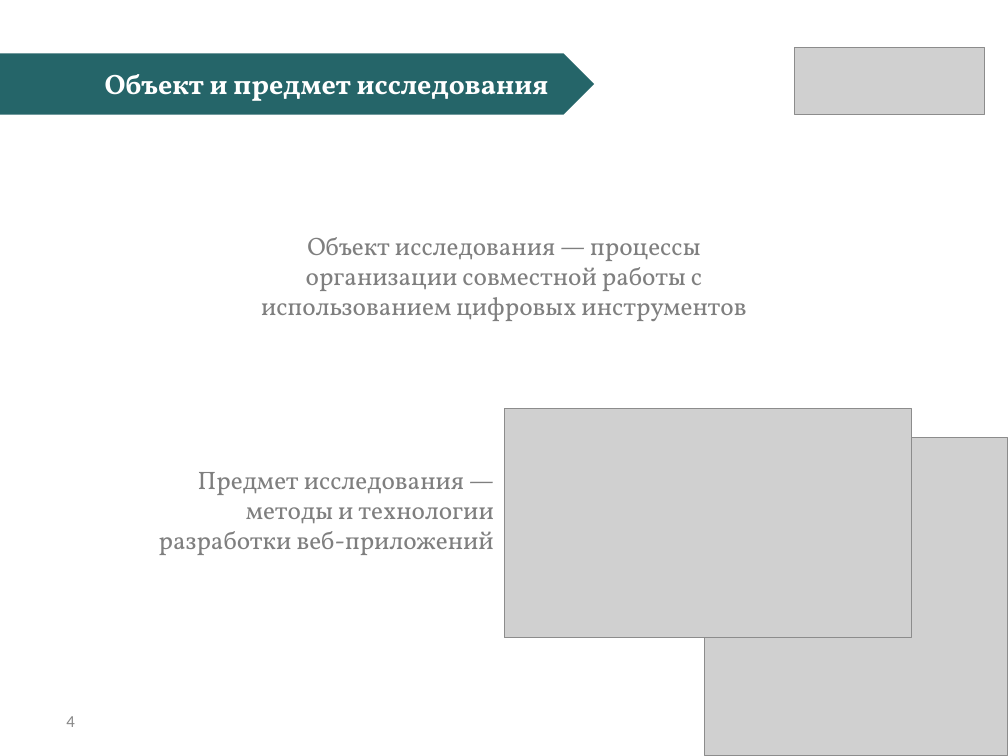
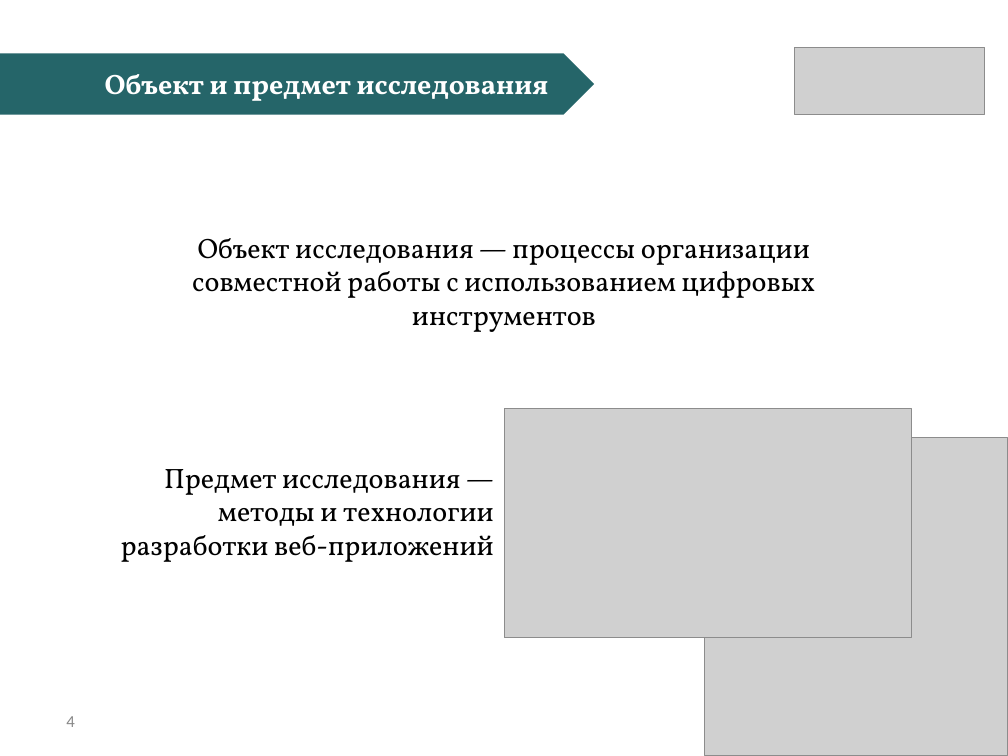
Before and after one commit to CTpeJLok/diplom, a slide deck: slide 4 of to_pred/БалашкинАМ_Презентация.pptx. Drawn at 1008x756 pixels with LibreOffice and Linux fonts; fonts in the diff are those of the drawing; grey boxes stand for pictures. Boxes give left, top, right and bottom in pixels: in the first picture for what was removed or moved away, otherwise in the second. Text is boxed around its words. In the diff, an @@ line names an element or a change of style, - is before the commit and + after.

```diff
--- a/to_pred/БалашкинАМ_Презентация.pptx
+++ b/to_pred/БалашкинАМ_Презентация.pptx
@@ text "Объект исследования — процессы организации ..." at [192,238,816,332]: size 18 to 20 pt, text colour #7F7F7F to #000000 @@
@@ text "Объект исследования — процессы организации ...": place and size @@
-text "Объект исследования — процессы организации ..." at [261,237,746,321]
+text "Объект исследования — процессы организации ..." at [192,238,816,332]
@@ text "Предмет исследования — методы и ...": place and size @@
-text "Предмет исследования — методы и ..." at [159,472,494,555]
+text "Предмет исследования — методы и ..." at [121,469,494,562]
@@ text "Предмет исследования — методы и ..." at [121,469,494,562]: size 18 to 20 pt, text colour #7F7F7F to #000000 @@
```
Also in this commit, not shown: 10 other slides changed, 20 other files.
